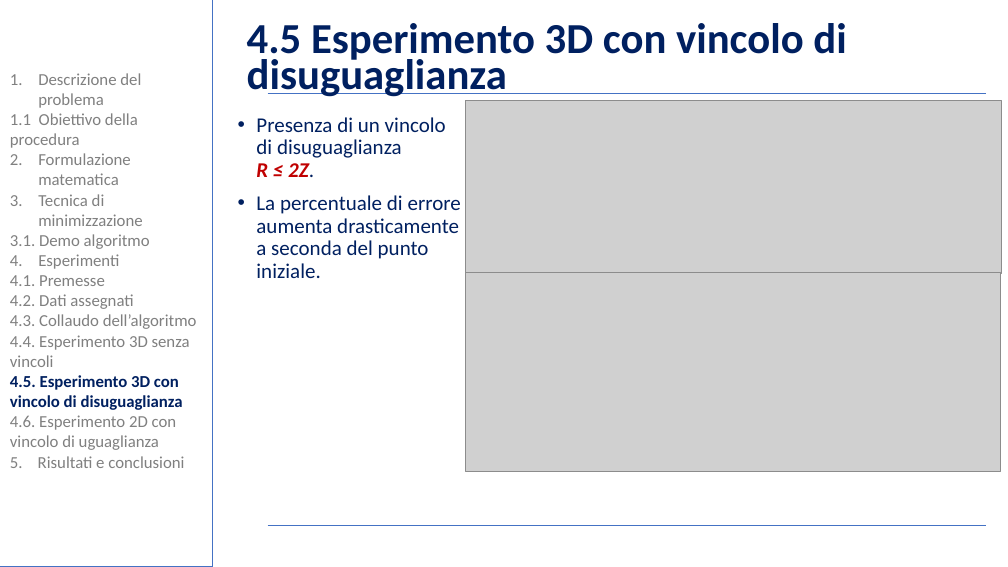
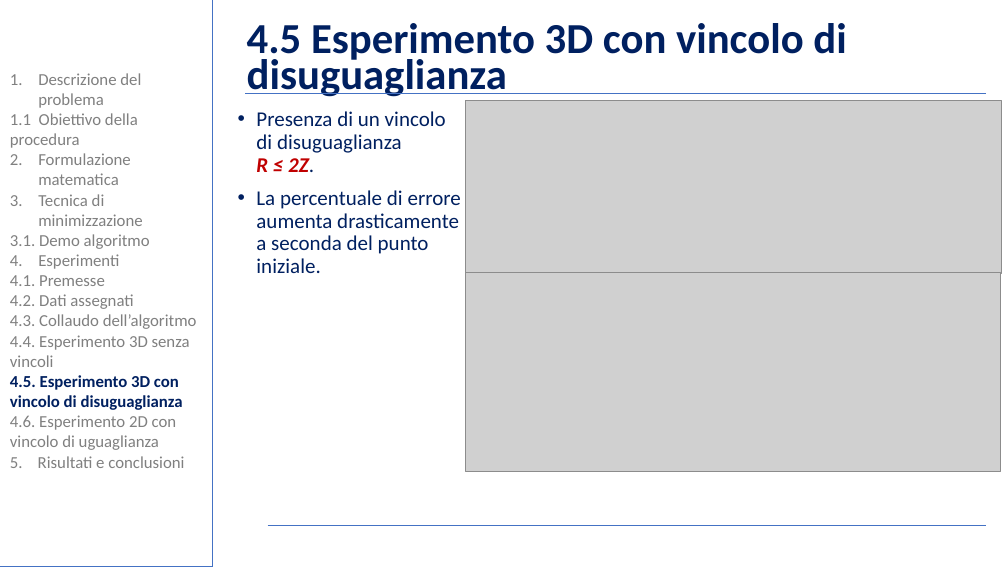
Before and after one commit to BernardoGiordano/NelderMeadMethod, a slide deck: slide 17 of writeup/Slides.pptx. Drawn at 1008x567 pixels with LibreOffice and Linux fonts; fonts in the diff are those of the drawing; grey boxes stand for pictures; background and template pictures are left out. Boxes give left, top, right and bottom in pixels: in the first picture for what was removed or moved away, otherwise in the second. Text is boxed around its words. In the diff, an @@ line names an element or a change of style, - is before the commit and + after.

```diff
--- a/writeup/Slides.pptx
+++ b/writeup/Slides.pptx
@@ text "Presenza di un vincolo di ..." moved from (x1=256, y1=117, x2=461, y2=278) to (x1=256, y1=111, x2=461, y2=273) @@
@@ line moved from (268, 94) - (987, 94) to (245, 94) - (987, 94) @@
```
Also in this commit, not shown: 6 other slides changed, 1 slide added, 1 other file.
